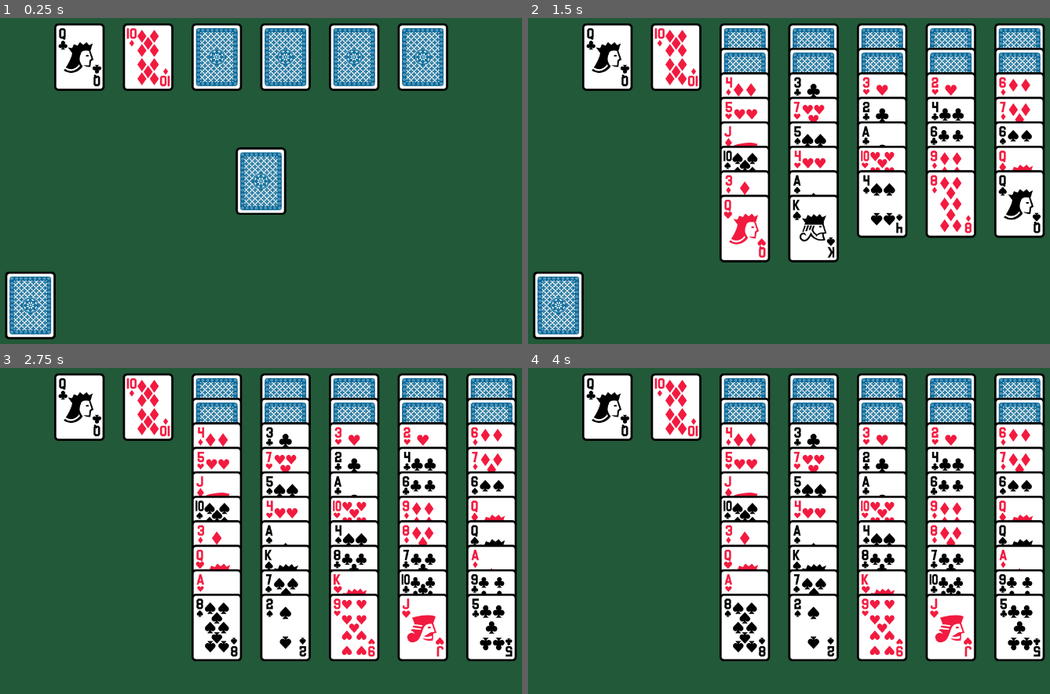
Above: before the commit, frames 1-4 (two rows, left to right).
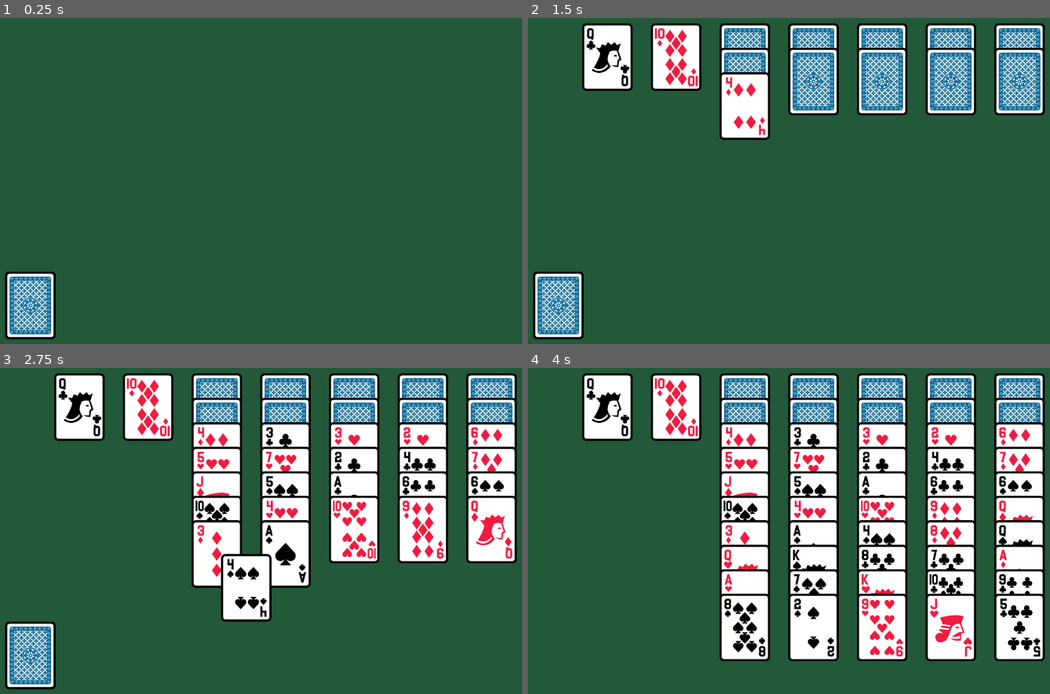
Above: after the commit, the same moments.

Repository: jackgriffiths/miss-cockburn
Game: Godot game, scene res://main/main.tscn
The game is run twice, just before and just after one commit, with the same random seed, the same clock (stepped at 60 frames per second) and the same inputs. Sound files missing from this copy of the repository are replaced by a short silence.
Inputs (mouse positions are in pixels of both pictures, inside the frame that each line leads up to):
- Up to frame 1 (0.25 s): no input
- Up to frame 2 (1.5 s): move the mouse to (950, 167) at 0.52 s; press the mouse at (950, 167) at 0.53 s; release the mouse at (950, 167) at 1.25 s; drag from (689, 203) to (606, 57) at 1.27 s
- Up to frame 3 (2.75 s): move the mouse to (349, 456) at 2.02 s; tap Mouse wheel up (scroll_up) at 2.1 s; click (349, 456) at 2.17 s
- Up to frame 4 (4 s): drag from (783, 605) to (606, 407) at 2.77 s; move the mouse to (1003, 586) at 3.52 s; tap Mouse wheel down (scroll_down) at 3.6 s; click (1003, 586) at 3.67 s

The runs differ from the first frame. In frame 1, 14% of the frame differs, in the area x 10-86%, y 1-61%; in frame 2, 24%, in the area x 36-100%, y 16-75%; in frame 3, 19%; in frame 4, nothing differs.

Commit message:
Add sound effects

Diff:
--- a/table/table.gd
+++ b/table/table.gd
@@ -6,8 +6,10 @@
 	PLAYING,
 }
 
-const DEAL_DURATION = 2.0
+const DEAL_DURATION = 3.0
 const GATHER_DURATION = 1.0
+const CARD_MOVE_DURATION = 0.1
+const CARD_MOVE_STAGGER_DURATION = 0.05
 const ALLOW_INVALID_MOVES = false
 
 var _state = State.INITIALIZING
@@ -24,6 +26,8 @@
 	$Column6,
 	$Column7,
 ]
+@onready var _shuffle_audio_player = $ShuffleAudioPlayer
+@onready var _card_contact_audio_player = $CardContactAudioPlayer
 
 
 func _ready():
@@ -45,7 +49,6 @@
 		_state = State.DEALING
 		_disable_card_interactions()
 		await _gather_cards()
-		await get_tree().create_timer(0.5).timeout
 		await _deal()
 		_enable_card_interactions()
 		_state = State.PLAYING
@@ -75,12 +78,18 @@
 
 func _deal():
 	var to_deal = _deck.duplicate()
+
+	_shuffle_audio_player.play()
 	to_deal.shuffle()
+	await _shuffle_audio_player.finished
 
 	# Used to create the deal animation
 	var tween = create_tween() \
 			.set_parallel(false) \
 			.set_ease(Tween.EASE_OUT)
+
+	# Add a short delay between the shuffle sound and the deal animation
+	tween.tween_interval(0.2)
 
 	var num_rows = 10
 	var num_cols = _columns.size()
@@ -96,6 +105,7 @@
 				var is_face_down = col_idx > 1 and row_idx < 2
 				tween.tween_callback(func(): card.is_face_up = not is_face_down)
 				column.add_card(card, tween, DEAL_DURATION / 52)
+				tween.tween_callback(_card_contact_audio_player.play)
 
 	assert(to_deal.size() == 0)
 	await tween.finished
@@ -199,8 +209,16 @@
 	if is_valid_move:
 		for card_idx in cards_moving.size():
 			var new_column = dropzone.column
-			var position_tweener = new_column.add_card(cards_moving[card_idx], tween, 0.1)
-			position_tweener.set_delay(card_idx * 0.05)
+			var card = cards_moving[card_idx]
+
+			# Staggers the cards
+			var movement_delay = card_idx * CARD_MOVE_STAGGER_DURATION
+			new_column.add_card(card, tween, CARD_MOVE_DURATION) \
+					.set_delay(movement_delay)
+
+			# Play the sound when the card reaches its destination.
+			tween.tween_callback(_card_contact_audio_player.play) \
+					.set_delay(movement_delay + CARD_MOVE_DURATION)
 
 		initial_column.after_cards_removed()
 		_update_camera_limits()
@@ -208,9 +226,16 @@
 		# Move the cards back to where they were started.
 		for card_idx in cards_moving.size():
 			var card = cards_moving[card_idx]
-			var initial_position = initial_positions[card_idx] as Vector2
-			var delay = card_idx * 0.05
-			tween.tween_property(card, "position", initial_position, 0.1).set_delay(delay)
+			var initial_position = initial_positions[card_idx]
+
+			# Staggers the cards
+			var movement_delay = card_idx * CARD_MOVE_STAGGER_DURATION
+			tween.tween_property(card, "position", initial_position, CARD_MOVE_DURATION) \
+					.set_delay(movement_delay)
+
+			# Play the sound when the card reaches its destination
+			tween.tween_callback(_card_contact_audio_player.play) \
+					.set_delay(movement_delay + CARD_MOVE_DURATION)
 
 	await tween.finished
 
--- a/table/table.tscn
+++ b/table/table.tscn
@@ -1,8 +1,16 @@
-[gd_scene load_steps=4 format=3 uid="uid://djltl6khxoam6"]
+[gd_scene load_steps=7 format=3 uid="uid://djltl6khxoam6"]
 
 [ext_resource type="Script" path="res://table/table.gd" id="1_2jvkd"]
 [ext_resource type="Script" path="res://table/camera.gd" id="2_7mmgb"]
 [ext_resource type="PackedScene" uid="uid://co7smiwwlm1fa" path="res://column/column.tscn" id="3_1g1ax"]
+[ext_resource type="AudioStream" uid="uid://dxk8ryrfu6gab" path="res://table/assets/shuffle.wav" id="4_7nfmr"]
+[ext_resource type="AudioStream" uid="uid://r5xw3f7amne1" path="res://table/assets/card_contact.wav" id="5_enve6"]
+
+[sub_resource type="AudioStreamRandomizer" id="AudioStreamRandomizer_ji81h"]
+random_pitch = 1.5
+random_volume_offset_db = 3.0
+streams_count = 1
+stream_0/stream = ExtResource("5_enve6")
 
 [node name="Table" type="Node2D"]
 script = ExtResource("1_2jvkd")
@@ -40,3 +48,10 @@
 
 [node name="Column7" parent="." instance=ExtResource("3_1g1ax")]
 position = Vector2(1008, 30)
+
+[node name="ShuffleAudioPlayer" type="AudioStreamPlayer" parent="."]
+stream = ExtResource("4_7nfmr")
+
+[node name="CardContactAudioPlayer" type="AudioStreamPlayer" parent="."]
+stream = SubResource("AudioStreamRandomizer_ji81h")
+volume_db = -3.0
Not shown, added: table/assets/card_contact.wav.import
Not shown, added: table/assets/license.txt
Not shown, added: table/assets/shuffle.wav.import
Not shown, added: table/assets/card_contact.wav
Not shown, added: table/assets/shuffle.wav
